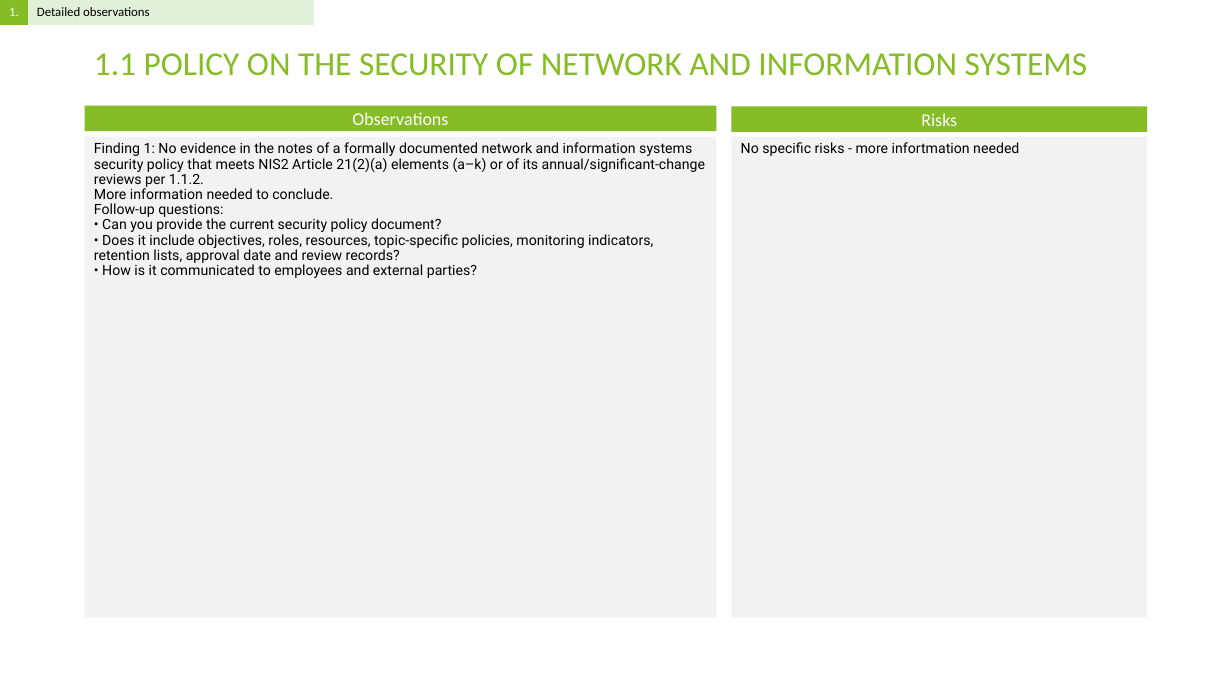
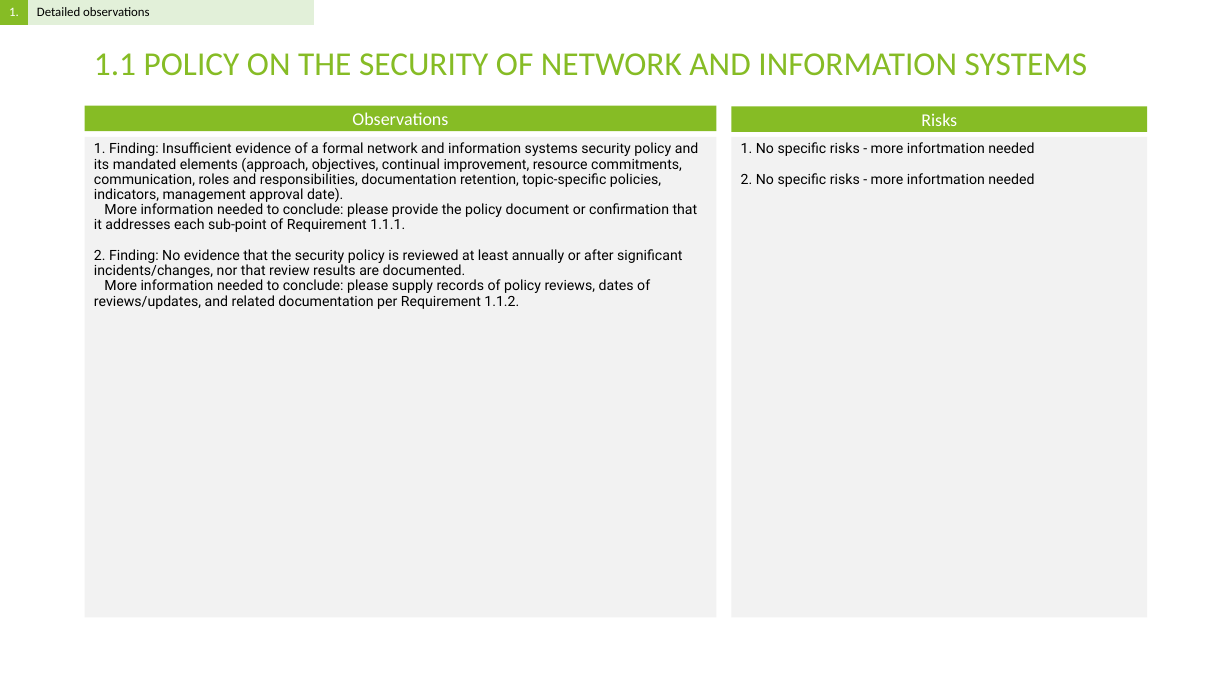
Before and after one commit to Rokas01/tprm, a slide deck: slide 3 of filename.pptx. Drawn at 1232x693 pixels with LibreOffice and Linux fonts; fonts in the diff are those of the drawing. Boxes give left, top, right and bottom in pixels: in the first picture for what was removed or moved away, otherwise in the second. Text is boxed around its words. In the diff, an @@ line names an element or a change of style, - is before the commit and + after.

```diff
--- a/filename.pptx
+++ b/filename.pptx
@@ text at <box>94,142,698,309</box>: text changed @@
-Finding 1: No evidence in the notes of a formally documented network and information systems security policy that meets NIS2 Article 21(2)(a) elements (a–k) or of its annual/significant-change reviews per 1.1.2.
-More information needed to conclude.
-Follow-up questions:
-• Can you provide the current security policy document?
-• Does it include objectives, roles, resources, topic-specific policies, monitoring indicators, retention lists, approval date and review records?
-• How is it communicated to employees and external parties?
+1. Finding: Insufficient evidence of a formal network and information systems security policy and its mandated elements (approach, objectives, continual improvement, resource commitments, communication, roles and responsibilities, documentation retention, topic-specific policies, indicators, management approval date).
+More information needed to conclude: please provide the policy document or confirmation that it addresses each sub-point of Requirement 1.1.1.
+2. Finding: No evidence that the security policy is reviewed at least annually or after significant incidents/changes, nor that review results are documented.
+More information needed to conclude: please supply records of policy reviews, dates of reviews/updates, and related documentation per Requirement 1.1.2.
@@ text at <box>741,142,1034,187</box>: text changed @@
-No specific risks - more infortmation needed
+1. No specific risks - more infortmation needed
+2. No specific risks - more infortmation needed
```
Also in this commit, not shown: 3 other slides changed, 22 slides removed, 1 other file.
